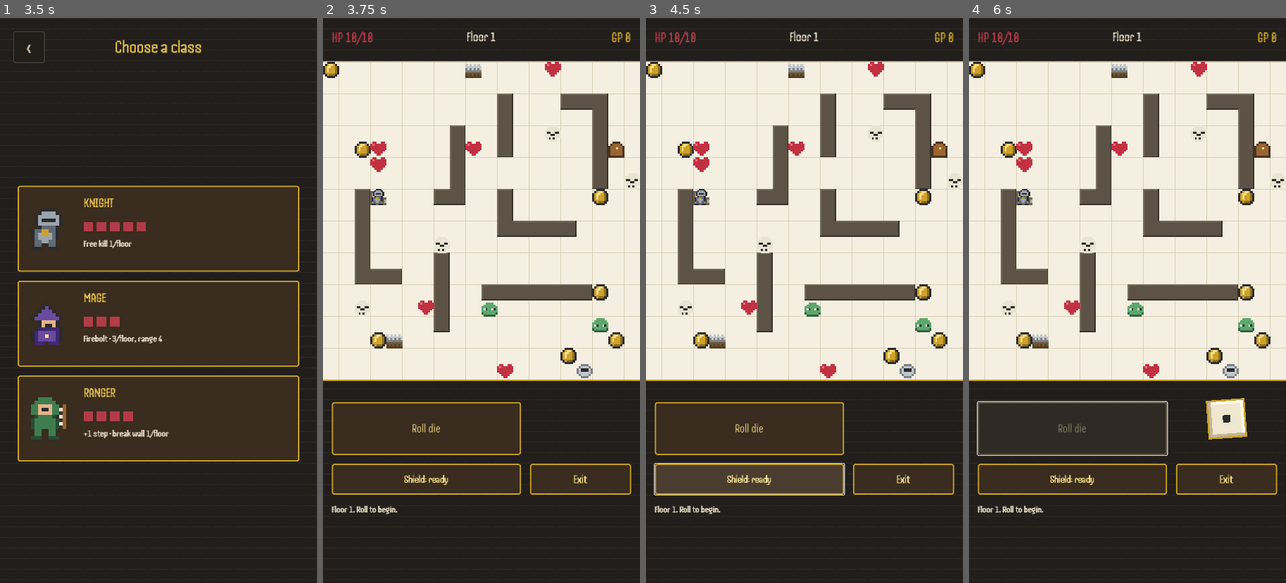
Above: before the commit, frames 1-4 (left to right).
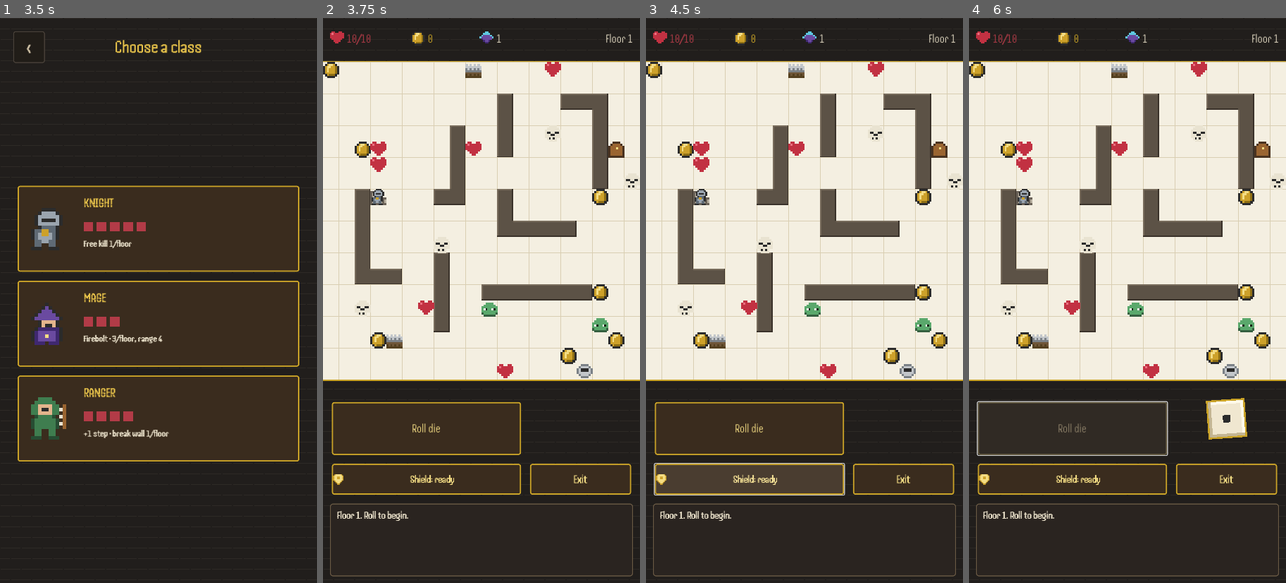
Above: after the commit, the same moments.

Repository: ViliyanSG/paper-dungeon
Game: Godot game, scene res://Main.tscn
Same seed, same stepped clock (60 frames per second), same inputs: the game is played once before the commit and once after it.
Inputs:
- Up to frame 1 (3.5 s): click "Play" at 0.5 s; click "+ New game" at 1.25 s; click "‹" at 2 s; click "+ New game" at 2.75 s
- Up to frame 2 (3.75 s): click "KNIGHT" at 3.5 s
- Up to frame 3 (4.5 s): click "Shield: ready" at 4.25 s
- Up to frame 4 (6 s): click "Shield: ready" at 5 s; click "Roll die" at 5.75 s

Frame 1 is identical in both runs. In frame 2, 1.5% of the frame differs, in the area x 2-98%, y 2-99%; in frame 3, 1.5%; in frame 4, 1.5%.

Commit message:
HUD with icons (heart/coin/gem + Floor), gem level icon, framed log panel, ability icons on button (shield/firebolt/pickaxe), enemies circle the player instead of standing still
Co-Authored-By: Claude Opus 4.8 <noreply@anthropic.com>

Diff:
--- a/main.gd
+++ b/main.gd
@@ -53,6 +53,10 @@
 	"door": ["..DDDD..", ".DwwwwD.", "DwwwwwwD", "DwwwywwD", "DwwwwwwD", "DwwwwwwD", "DwwwwwwD", "DDDDDDDD"],
 	"stairs": ["........", "QQ......", "QqQQ....", "QqQqQQ..", "QqQqQqQQ", "QqQqQqQq", "QqQqQqQq", "QQQQQQQQ"],
 	"grave": ["...KKKKKK...", "..KqqqqqqK..", ".KqqqqqqqqK.", ".KqqqKKqqqK.", ".KqKKKKKKqK.", ".KqKKKKKKqK.", ".KqqqKKqqqK.", ".KqqqKKqqqK.", ".KqqqqqqqqK.", ".KQqqqqqqQK.", "..oooooooo..", ".oooooooooo."],
+	"gem": ["...cc...", "..cccc..", ".cvvvvc.", "cvvvvvvc", ".Vvvvvv.", "..VvvV..", "...VV...", "........"],
+	"shield": [".gyyyyg.", "gyyyyyyg", "gyyggyyg", "gyyggyyg", "gyyyyyyg", ".gyyyyg.", "..gyyg..", "...gg..."],
+	"fire": ["...y....", "...yy...", "..yFy...", "..yFFy..", ".yFFRFy.", ".yFRRFy.", ".FFRRFF.", "..FFFF.."],
+	"pick": ["m......m", ".m....m.", "..mmmm..", "...MM...", "...ww...", "...ww...", "...ww...", "...ww..."],
 }
 var SPRITE_PAL := {
 	"K": Color8(43, 43, 43), "g": Color8(205, 161, 42), "y": Color8(244, 221, 132),
@@ -67,6 +71,7 @@
 	"a": Color8(154, 164, 174), "A": Color8(95, 106, 117),
 	"v": Color8(106, 74, 160), "V": Color8(63, 40, 112),
 	"J": Color8(63, 125, 79), "j": Color8(39, 77, 51),
+	"F": Color8(232, 134, 58), "R": Color8(176, 48, 31), "c": Color8(94, 200, 224),
 }
 
 # ---- Localization (en, bg, fr, de) ----
@@ -173,6 +178,9 @@
 var hp_label: Label
 var gold_label: Label
 var level_label: Label
+var floor_label: Label
+var hero_level := 1
+var ability_icon_tex: Dictionary = {}
 var roll_button: Button
 var roll_result_label: Label
 var reset_button: Button
@@ -273,11 +281,25 @@
 	game_ui.theme = ui_theme
 	layer.add_child(game_ui)
 
-	hp_label = _make_label(game_ui, Vector2(20, 26), Vector2(260, 50), 32, C_RED)
-	level_label = _make_label(game_ui, Vector2(280, 26), Vector2(160, 50), 30, C_TEXT)
-	level_label.horizontal_alignment = HORIZONTAL_ALIGNMENT_CENTER
-	gold_label = _make_label(game_ui, Vector2(440, 26), Vector2(260, 50), 32, C_GOLD)
-	gold_label.horizontal_alignment = HORIZONTAL_ALIGNMENT_RIGHT
+	# top HUD — icons in a row, Floor on the right
+	_make_icon(game_ui, Vector2(16, 30), "heart", 4)
+	hp_label = _make_label(game_ui, Vector2(54, 24), Vector2(140, 46), 28, C_RED)
+	hp_label.vertical_alignment = VERTICAL_ALIGNMENT_CENTER
+	_make_icon(game_ui, Vector2(200, 30), "coin", 4)
+	gold_label = _make_label(game_ui, Vector2(238, 24), Vector2(110, 46), 28, C_GOLD)
+	gold_label.vertical_alignment = VERTICAL_ALIGNMENT_CENTER
+	_make_icon(game_ui, Vector2(356, 30), "gem", 4)
+	level_label = _make_label(game_ui, Vector2(394, 24), Vector2(90, 46), 28, C_CREAM)
+	level_label.vertical_alignment = VERTICAL_ALIGNMENT_CENTER
+	floor_label = _make_label(game_ui, Vector2(490, 24), Vector2(214, 46), 28, C_CREAM)
+	floor_label.horizontal_alignment = HORIZONTAL_ALIGNMENT_RIGHT
+	floor_label.vertical_alignment = VERTICAL_ALIGNMENT_CENTER
+
+	ability_icon_tex = {
+		"knight": _sprite_texture("shield", 3),
+		"mage": _sprite_texture("fire", 3),
+		"ranger": _sprite_texture("pick", 3),
+	}
 
 	roll_button = _make_button(game_ui, "Хвърли зар", Vector2(20, 870), Vector2(430, 120))
 	roll_button.pressed.connect(_on_roll)
@@ -295,7 +317,17 @@
 	ability_button.pressed.connect(_on_ability)
 	ability_button.visible = false
 
-	log_label = _make_label(game_ui, Vector2(20, 1100), Vector2(680, 170), 22, C_TEXT)
+	var lpanel := Panel.new()
+	lpanel.position = Vector2(16, 1100)
+	lpanel.size = Vector2(688, 165)
+	var lsb := StyleBoxFlat.new()
+	lsb.bg_color = Color8(42, 36, 32)
+	lsb.set_border_width_all(2)
+	lsb.border_color = Color8(106, 90, 68)
+	lsb.set_corner_radius_all(6)
+	lpanel.add_theme_stylebox_override("panel", lsb)
+	game_ui.add_child(lpanel)
+	log_label = _make_label(lpanel, Vector2(16, 12), Vector2(656, 140), 24, C_CREAM)
 	log_label.vertical_alignment = VERTICAL_ALIGNMENT_TOP
 	log_label.autowrap_mode = TextServer.AUTOWRAP_WORD_SMART
 
@@ -547,6 +579,16 @@
 	return r
 
 
+func _make_icon(parent: Control, pos: Vector2, sprite_name: String, px: int) -> TextureRect:
+	var tr := TextureRect.new()
+	tr.texture = _sprite_texture(sprite_name, px)
+	tr.position = pos
+	tr.texture_filter = CanvasItem.TEXTURE_FILTER_NEAREST
+	tr.mouse_filter = Control.MOUSE_FILTER_IGNORE
+	parent.add_child(tr)
+	return tr
+
+
 # =====================================================================
 #  Screens / navigation
 # =====================================================================
@@ -841,6 +883,7 @@
 
 
 func _update_ability_ui() -> void:
+	ability_button.icon = ability_icon_tex.get(hero_class, null)
 	match hero_class:
 		"knight":
 			ability_button.visible = true
@@ -986,6 +1029,7 @@
 		var mh := _class_hp(hero_class)
 		player = {"pos": Vector2i(0, 0), "hp": mh, "max_hp": mh, "atk": 3, "gold": 0}
 		level = 1
+		hero_level = 1
 	else:
 		hero_class = data.get("class", hero_class)
 		player = {
@@ -1014,6 +1058,7 @@
 		pth.append([c.x, c.y])
 	return {
 		"level": level,
+		"hero_level": hero_level,
 		"class": hero_class,
 		"shield": knight_shield,
 		"wallpass": wall_pass_available,
@@ -1030,6 +1075,7 @@
 
 func _restore_state(data: Dictionary) -> void:
 	level = int(data.get("level", 1))
+	hero_level = int(data.get("hero_level", 1))
 	hero_class = data.get("class", "knight")
 	entrance_cell = _to_vec(data.get("entrance", [0, 0]))
 	exit_cell = _to_vec(data.get("exit", [COLS - 1, ROWS - 1]))
@@ -1541,25 +1587,34 @@
 func _step_enemy(e: Dictionary) -> void:
 	e.prev = e.pos    # remember where it moved from (for the last-move indicator)
 	var dist := maxi(absi(e.pos.x - player.pos.x), absi(e.pos.y - player.pos.y))
-	var dir: Vector2i
+	# gather valid neighbour cells (never onto the player, walls or other enemies)
+	var candidates: Array = []
+	for d in ORTHO_DIRS + DIAG_DIRS:
+		var tgt: Vector2i = e.pos + d
+		if tgt == player.pos:
+			continue
+		if tgt.x < 0 or tgt.y < 0 or tgt.x >= COLS or tgt.y >= ROWS:
+			continue
+		if is_wall(tgt):
+			continue
+		var occ = entity_at(tgt)
+		if occ != null and occ.type == "enemy":
+			continue
+		candidates.append(tgt)
+	if candidates.is_empty():
+		return
 	if dist <= 4:
-		dir = Vector2i(signi(player.pos.x - e.pos.x), signi(player.pos.y - e.pos.y))
+		# chase: move to the valid neighbour closest to the player (circles around it)
+		var best: Vector2i = candidates[0]
+		var bestd := maxi(absi(best.x - player.pos.x), absi(best.y - player.pos.y))
+		for c in candidates:
+			var cd := maxi(absi(c.x - player.pos.x), absi(c.y - player.pos.y))
+			if cd < bestd:
+				bestd = cd
+				best = c
+		e.pos = best
 	else:
-		var dirs: Array = ORTHO_DIRS + DIAG_DIRS
-		dir = dirs[randi() % dirs.size()]
-	if dir == Vector2i.ZERO:
-		return
-	var target: Vector2i = e.pos + dir
-	if target == player.pos:
-		return    # enemies don't damage on contact; you take damage by crossing them
-	if target.x < 0 or target.y < 0 or target.x >= COLS or target.y >= ROWS:
-		return
-	if is_wall(target):
-		return
-	var occ = entity_at(target)
-	if occ != null and occ.type == "enemy":
-		return
-	e.pos = target
+		e.pos = candidates[randi() % candidates.size()]
 
 
 
@@ -1620,6 +1675,7 @@
 	var mh := _class_hp(hero_class)
 	player = {"pos": Vector2i(0, 0), "hp": mh, "max_hp": mh, "atk": 3, "gold": 0}
 	level = 1
+	hero_level = 1
 	new_level()
 
 
@@ -1633,9 +1689,10 @@
 #  HUD / log
 # =====================================================================
 func update_hud() -> void:
-	hp_label.text = "HP %d/%d" % [player.hp, player.max_hp]
-	gold_label.text = "GP %d" % player.gold
-	level_label.text = t("hud_level") % level
+	hp_label.text = "%d/%d" % [player.hp, player.max_hp]
+	gold_label.text = "%d" % player.gold
+	level_label.text = "%d" % hero_level
+	floor_label.text = t("hud_level") % level
 
 
 func add_log(msg: String) -> void:
